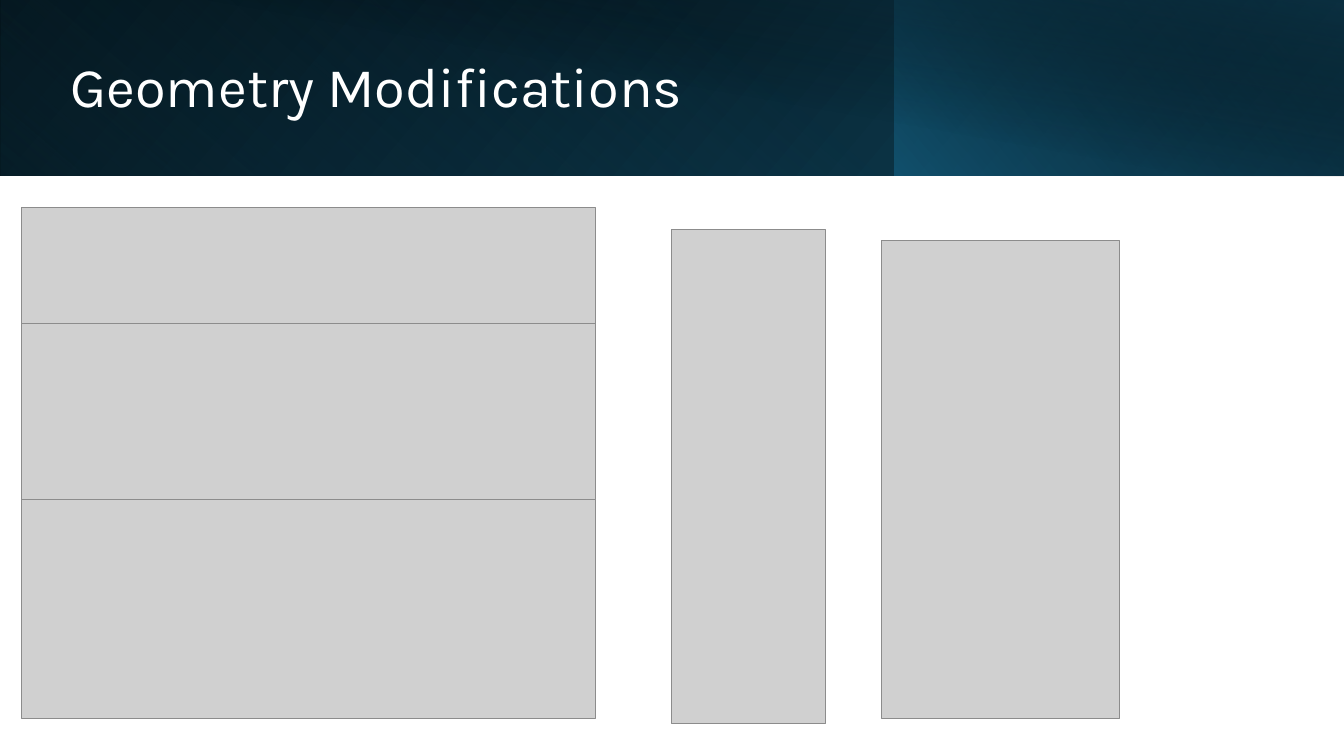
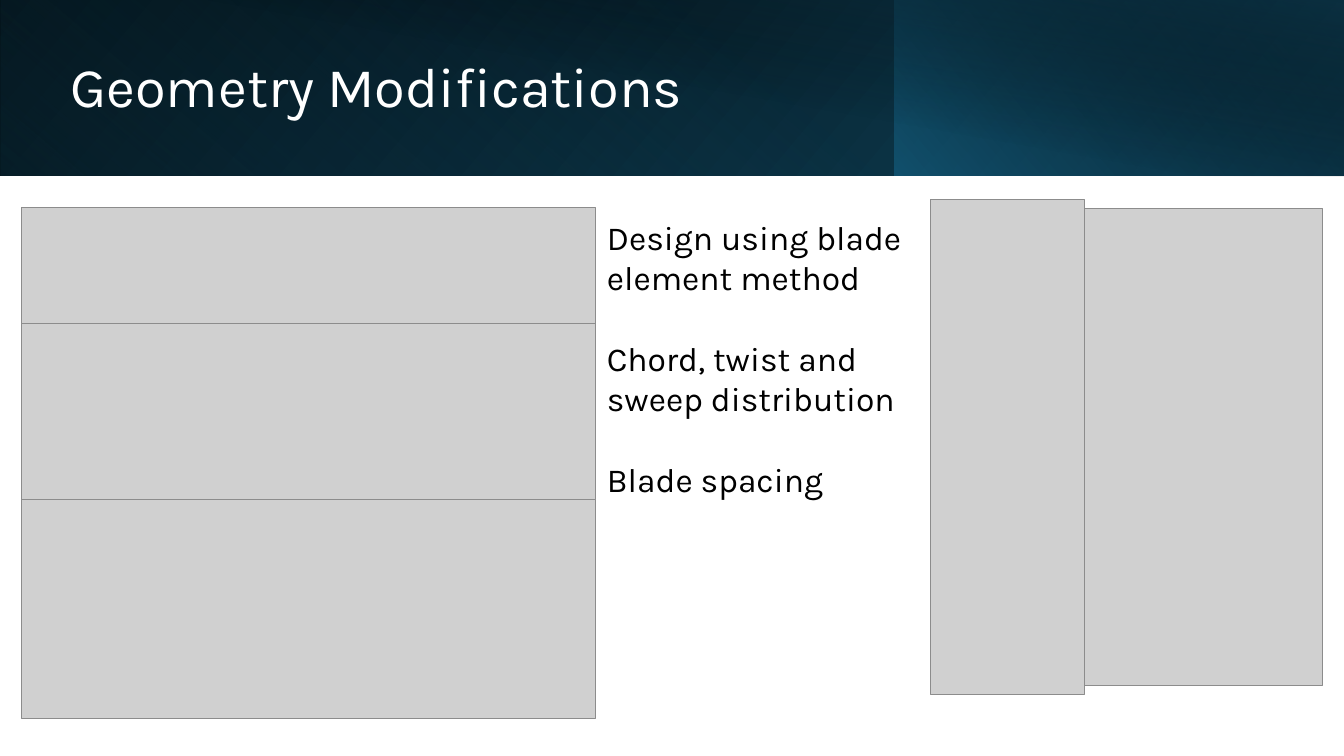
Before and after one commit to lpender3672/propeller-acoustics, a slide deck: slide 9 of deliverables/michaelmas_presentation.pptx (slide 8 before the commit). Drawn at 1344x756 pixels with LibreOffice and Linux fonts; fonts in the diff are those of the drawing; grey boxes stand for pictures. Boxes give left, top, right and bottom in pixels: in the first picture for what was removed or moved away, otherwise in the second. Text is boxed around its words. In the diff, an @@ line names an element or a change of style, - is before the commit and + after.

```diff
--- a/deliverables/michaelmas_presentation.pptx
+++ b/deliverables/michaelmas_presentation.pptx
@@ picture: place and size @@
-picture at [671, 229, 826, 724]
+picture at [931, 200, 1085, 695]
@@ picture: place and size @@
-picture at [882, 241, 1120, 719]
+picture at [1085, 208, 1323, 686]
@@ text added at [607, 227, 901, 500], 24 pt, text #000000 @@
+Design using blade element method
+Chord, twist and sweep distribution
+Blade spacing
```
Also in this commit, not shown: 8 other slides changed, 1 slide added.
